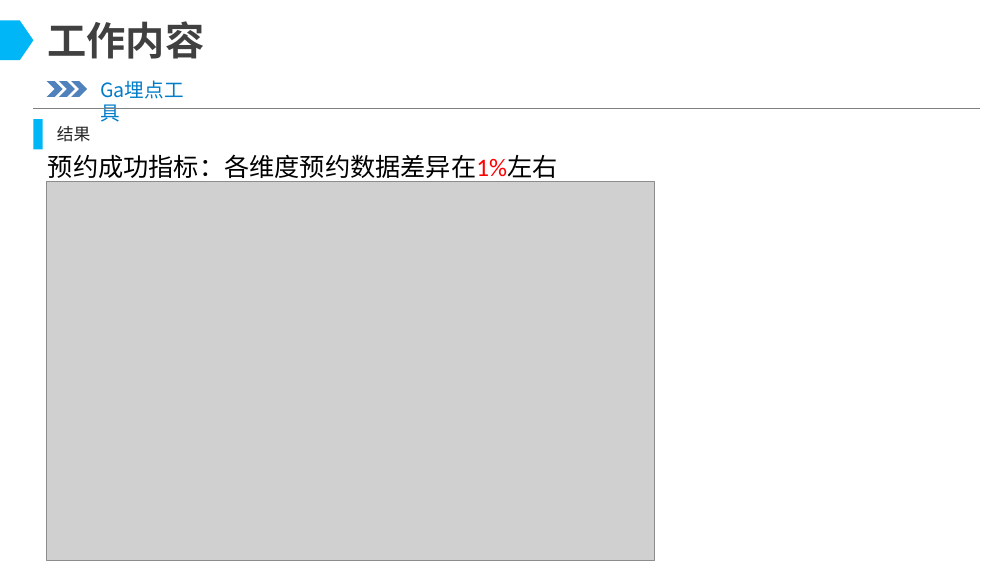
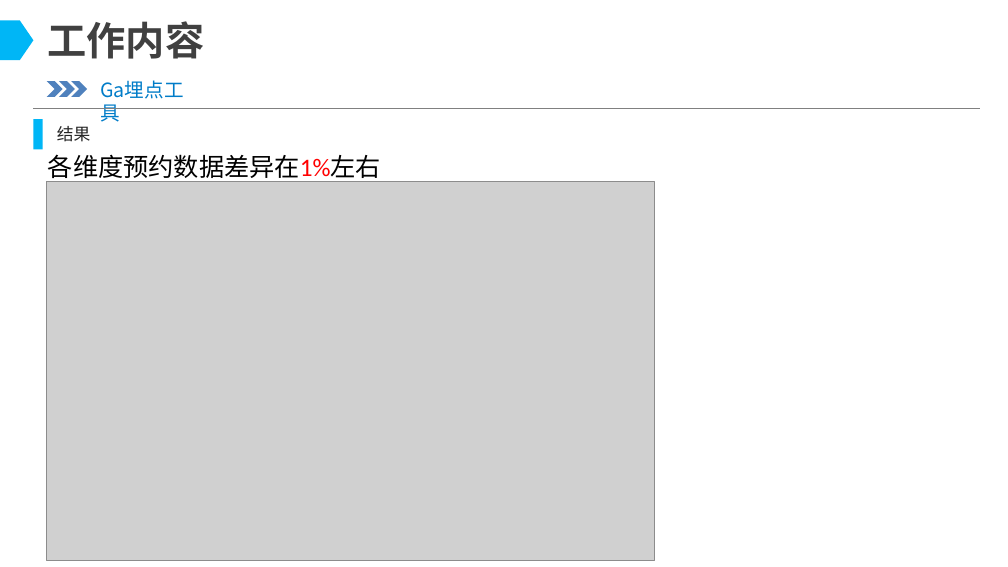
Before and after one commit to illusionGD/test, a slide deck: slide 14 of 谭锦德-2022年终述职报告-最终版.pptx. Drawn at 1008x567 pixels with LibreOffice and Linux fonts; fonts in the diff are those of the drawing; grey boxes stand for pictures; background and template pictures are left out. Boxes give left, top, right and bottom in pixels: in the first picture for what was removed or moved away, otherwise in the second. Text is boxed around its words. In the diff, an @@ line names an element or a change of style, - is before the commit and + after.

```diff
--- a/谭锦德-2022年终述职报告-最终版.pptx
+++ b/谭锦德-2022年终述职报告-最终版.pptx
@@ text at <box>48,154,381,182</box>: text changed @@
-预约成功指标：各维度预约数据差异在1%左右
+各维度预约数据差异在1%左右
```
Also in this commit, not shown: 3 other slides changed.
